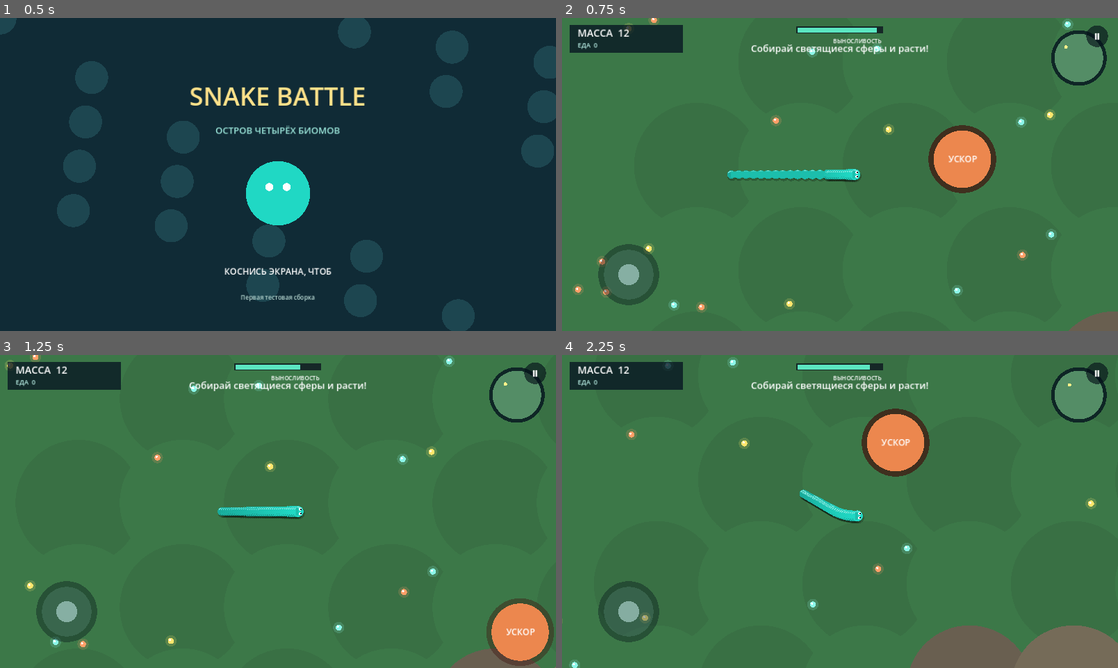
Above: before the commit, frames 1-4 (two rows, left to right).
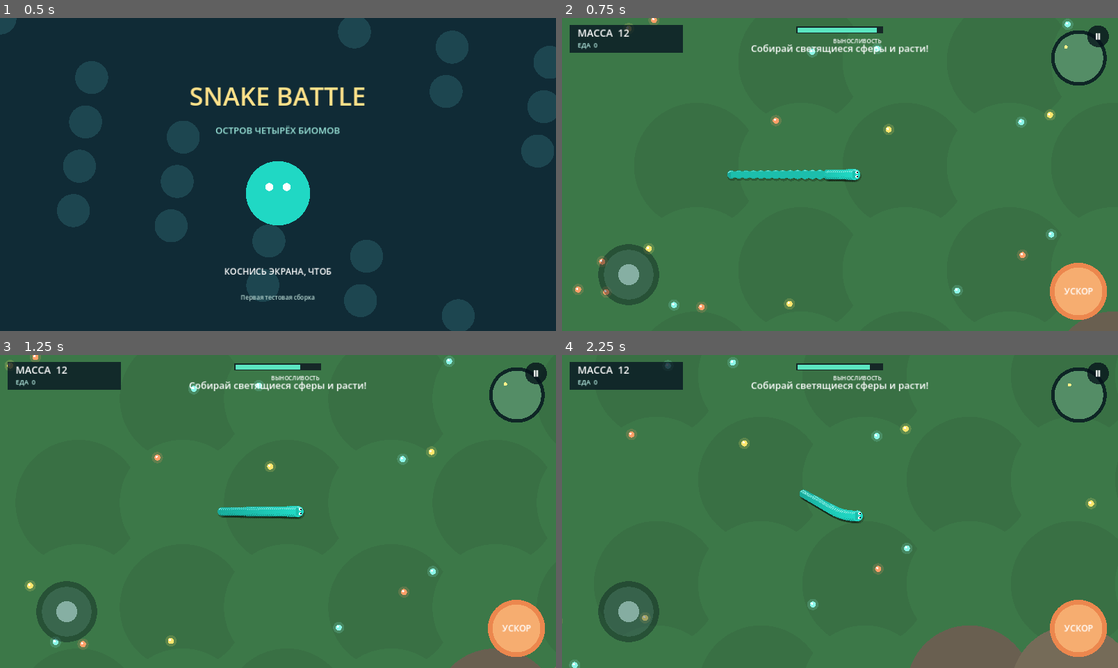
Above: after the commit, the same moments.

Repository: loflorolorolo-creator/Snake-Battle
Game: Godot game, scene res://scenes/main.tscn
The game is run twice, just before and just after one commit, with the same random seed, the same clock (stepped at 60 frames per second) and the same inputs.
Inputs (mouse positions are in pixels of both pictures, inside the frame that each line leads up to):
- Up to frame 1 (0.5 s): no input
- Up to frame 2 (0.75 s): tap Enter at 0.5 s; move the mouse to (962, 158) at 0.52 s; hold Right from 0.53 s (still down); hold Space from 0.53 s (still down); click (962, 158) at 0.67 s
- Up to frame 3 (1.25 s): keep holding Right; keep holding Space
- Up to frame 4 (2.25 s): release Right at 1.25 s; release Space at 1.25 s; drag from (728, 527) to (812, 574) at 1.27 s; move the mouse to (895, 442) at 2.02 s; hold Right from 2.03 s (still down); hold Space from 2.03 s (still down); click (895, 442) at 2.17 s

Frame 1 is identical in both runs. In frame 2, 3.6% of the frame differs, in the area x 65-99%, y 2-97%; in frame 3, 1.8%; in frame 4, 3.6%.

Commit message:
Add files via upload

Diff:
--- a/scripts/game.gd
+++ b/scripts/game.gd
@@ -101,7 +101,8 @@
 func _refresh_controls() -> void:
     var viewport_size: Vector2 = get_viewport_rect().size
     joy_origin = Vector2(viewport_size.x * 0.12, viewport_size.y * 0.82)
-    boost_rect = Rect2(viewport_size.x - 145.0, viewport_size.y - 145.0, 125.0, 125.0)
+    # Ускорение — отдельная фиксированная кнопка в правом нижнем углу.
+    boost_rect = Rect2(viewport_size.x - 154.0, viewport_size.y - 154.0, 126.0, 126.0)
 
 func _snake_radius(is_player: bool, index: int, body_size: int, mass_override: float = -1.0) -> float:
     var base_radius: float = 12.5 if is_player else 10.0
@@ -228,9 +229,11 @@
             _end_mouse_control()
     elif event is InputEventMouseMotion and not mouse_control_mode.is_empty():
         _move_mouse_control(event.position)
-    elif event is InputEventKey and event.pressed:
+    elif event is InputEventKey:
         if event.keycode == KEY_SPACE:
-            boosting = true
+            boosting = event.pressed
+        elif not event.pressed:
+            return
         elif event.keycode == KEY_ESCAPE:
             if state == "game":
                 state = "pause"
@@ -247,20 +250,35 @@
         elif event.keycode == KEY_RIGHT:
             desired_heading = Vector2.RIGHT
 
+func _pause_button_rect() -> Rect2:
+    var viewport_size: Vector2 = get_viewport_rect().size
+    return Rect2(viewport_size.x - 78.0, 12.0, 64.0, 60.0)
+
+func _clear_live_controls() -> void:
+    steer_touch_index = -1
+    boost_touch_index = -1
+    boost_touch_active = false
+    mouse_control_mode = ""
+    joy_vector = Vector2.ZERO
+    boosting = false
+
 func _begin_touch_control(index: int, pos: Vector2) -> void:
-    var viewport_size: Vector2 = get_viewport_rect().size
-    if pos.x > viewport_size.x - 90.0 and pos.y < 90.0:
-        if steer_touch_index == -1 and boost_touch_index == -1:
-            state = "pause"
-        return
-    if pos.x < viewport_size.x * 0.5 and steer_touch_index == -1:
+    if _pause_button_rect().has_point(pos):
+        state = "pause"
+        _clear_live_controls()
+        return
+    if state != "game":
+        return
+    if boost_rect.has_point(pos):
+        if boost_touch_index == -1:
+            boost_touch_index = index
+            boost_touch_active = true
+        return
+    # Любое касание вне кнопок может управлять направлением.
+    if steer_touch_index == -1:
         steer_touch_index = index
         steer_touch_start = pos
         joy_vector = Vector2.ZERO
-    elif pos.x >= viewport_size.x * 0.5 and boost_touch_index == -1:
-        boost_touch_index = index
-        boost_touch_active = true
-        boost_touch_pos = pos
 
 func _move_touch_control(index: int, pos: Vector2) -> void:
     if index == steer_touch_index:
@@ -268,9 +286,6 @@
         joy_vector = drag_delta.limit_length(105.0) / 105.0
         if joy_vector.length() > 0.12:
             desired_heading = joy_vector.normalized()
-    elif index == boost_touch_index:
-        boost_touch_pos = pos
-        boost_touch_active = true
 
 func _end_touch_control(index: int) -> void:
     if index == steer_touch_index:
@@ -284,22 +299,19 @@
     if state != "game":
         _handle_press(pos)
         return
-    var viewport_size: Vector2 = get_viewport_rect().size
-    if pos.x > viewport_size.x - 90.0 and pos.y < 90.0:
+    if _pause_button_rect().has_point(pos):
         state = "pause"
-    elif pos.x >= viewport_size.x * 0.5:
+        _clear_live_controls()
+    elif boost_rect.has_point(pos):
         mouse_control_mode = "boost"
         boost_touch_active = true
-        boost_touch_pos = pos
     else:
         mouse_control_mode = "steer"
         touch_start = pos
         joy_vector = Vector2.ZERO
 
 func _move_mouse_control(pos: Vector2) -> void:
-    if mouse_control_mode == "boost":
-        boost_touch_pos = pos
-    elif mouse_control_mode == "steer":
+    if mouse_control_mode == "steer":
         var drag_delta: Vector2 = pos - touch_start
         joy_vector = drag_delta.limit_length(105.0) / 105.0
         if joy_vector.length() > 0.12:
@@ -425,12 +437,13 @@
     draw_circle(joy_origin, 70.0, Color(0.02, 0.07, 0.1, 0.38))
     draw_circle(joy_origin, 57.0, Color(0.7, 0.95, 0.9, 0.13))
     draw_circle(joy_origin + joy_vector * 48.0, 24.0, Color(0.85, 1.0, 1.0, 0.48))
-    var boost_center: Vector2 = boost_touch_pos if boost_touch_active else boost_rect.get_center()
-    draw_circle(boost_center, BOOST_TOUCH_RADIUS, Color(0.25, 0.08, 0.06, 0.72 if boost_touch_active else 0.42))
-    draw_circle(boost_center, 66.0, Color("#ec874e"))
+    var boost_center: Vector2 = boost_rect.get_center()
+    draw_circle(boost_center, 66.0, Color("#b85c36") if boost_touch_active else Color("#ec874e"))
+    draw_circle(boost_center, 55.0, Color("#f29b5e") if boost_touch_active else Color("#f6ad70"))
     draw_string(ThemeDB.fallback_font, boost_center + Vector2(-47.0, 7.0), "УСКОР", HORIZONTAL_ALIGNMENT_CENTER, 95.0, 20, Color.WHITE)
-    draw_circle(Vector2(viewport_size.x - 48.0, 42.0), 25.0, Color(0.02, 0.07, 0.1, 0.65))
-    draw_string(ThemeDB.fallback_font, Vector2(viewport_size.x - 60.0, 50.0), "Ⅱ", HORIZONTAL_ALIGNMENT_CENTER, 24.0, 20, Color.WHITE)
+    var pause_center: Vector2 = Vector2(viewport_size.x - 46.0, 42.0)
+    draw_circle(pause_center, 25.0, Color(0.02, 0.07, 0.1, 0.78))
+    draw_string(ThemeDB.fallback_font, pause_center + Vector2(-10.0, 8.0), "Ⅱ", HORIZONTAL_ALIGNMENT_CENTER, 20.0, 20, Color.WHITE)
 
 func draw_menu(viewport_size: Vector2) -> void:
     draw_rect(Rect2(Vector2.ZERO, viewport_size), Color("#102b36"))
